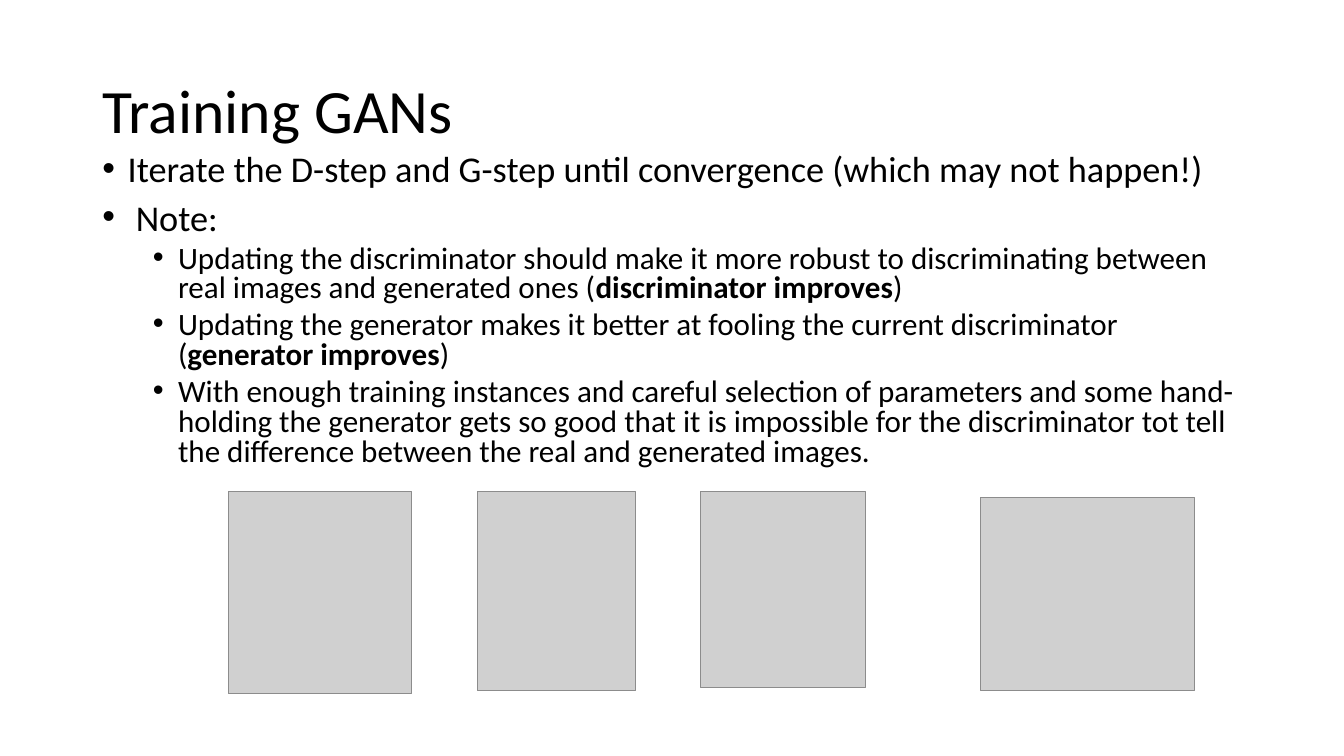
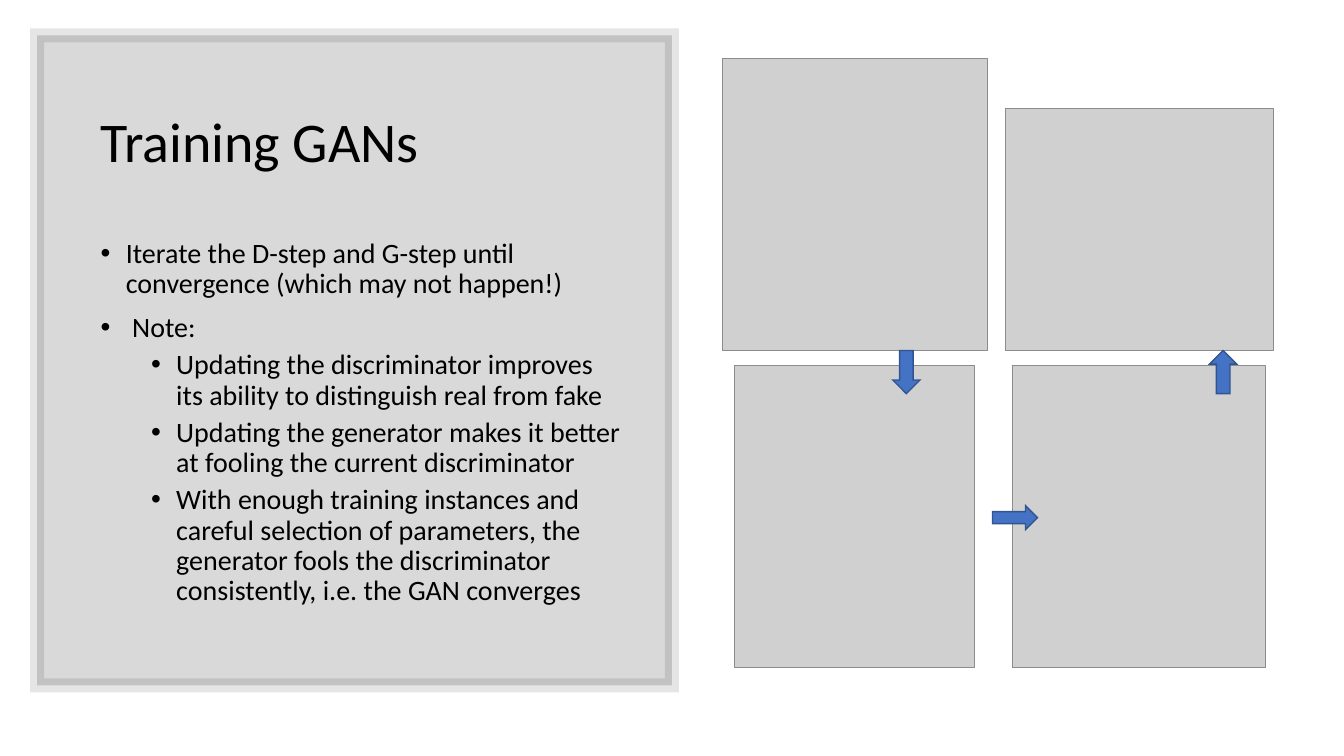
Before and after one commit to gmarchet/dnnworkshop5, a slide deck: slide 16 of presentations/6.GANs.pptx. Drawn at 1344x756 pixels with LibreOffice and Linux fonts; fonts in the diff are those of the drawing; grey boxes stand for pictures. Boxes give left, top, right and bottom in pixels: in the first picture for what was removed or moved away, otherwise in the second. Text is boxed around its words. In the diff, an @@ line names an element or a change of style, - is before the commit and + after.

```diff
--- a/presentations/6.GANs.pptx
+++ b/presentations/6.GANs.pptx
@@ rectangle added at box(37, 35, 673, 686), fill #000000 at 15% opacity, outline #000000 10 pt @@
@@ picture: place and size @@
-picture at box(228, 492, 411, 695)
+picture at box(723, 58, 988, 351)
@@ title "Training GANs": place and size @@
-title "Training GANs" at box(102, 90, 452, 144)
+title "Training GANs" at box(101, 123, 419, 172)
@@ title "Training GANs" at box(101, 123, 419, 172): size 44 to 40 pt @@
@@ picture: place and size @@
-picture at box(981, 498, 1195, 692)
+picture at box(1005, 109, 1273, 351)
@@ text "Iterate the D-step and G-step ...": place and size @@
-text "Iterate the D-step and G-step ..." at box(128, 155, 1233, 468)
+text "Iterate the D-step and G-step ..." at box(126, 243, 620, 605)
@@ text at box(126, 243, 562, 337): size 25.9 to 20 pt in "Iterate the D-step and G-step until convergence ...", "Note:"; line spacing 0.8 to 0.9 @@
@@ text at box(176, 354, 620, 605): text changed; size 22.2 to 20 pt @@
-  • Updating the discriminator should make it more robust to discriminating between real images and generated ones (discriminator improves)
-  • Updating the generator makes it better at fooling the current discriminator (generator improves)
-  • With enough training instances and careful selection of parameters and some hand-holding the generator gets so good that it is impossible for the discriminator tot tell the difference between the real and generated images.
+  • Updating the discriminator improves its ability to distinguish real from fake
+  • Updating the generator makes it better at fooling the current discriminator
+  • With enough training instances and careful selection of parameters, the generator fools the discriminator consistently, i.e. the GAN converges
@@ down arrow added at box(893, 351, 921, 394), fill #4472C4, outline #325491 1 pt @@
@@ up arrow added at box(1210, 351, 1237, 394), fill #4472C4, outline #325491 1 pt @@
@@ picture: place and size @@
-picture at box(477, 492, 635, 692)
+picture at box(735, 366, 975, 668)
@@ picture: place and size @@
-picture at box(701, 492, 866, 689)
+picture at box(1012, 366, 1266, 668)
@@ right arrow added at box(993, 506, 1038, 530), fill #4472C4, outline #325491 1 pt @@
```
Also in this commit, not shown: 11 other slides changed, 2 other files.
